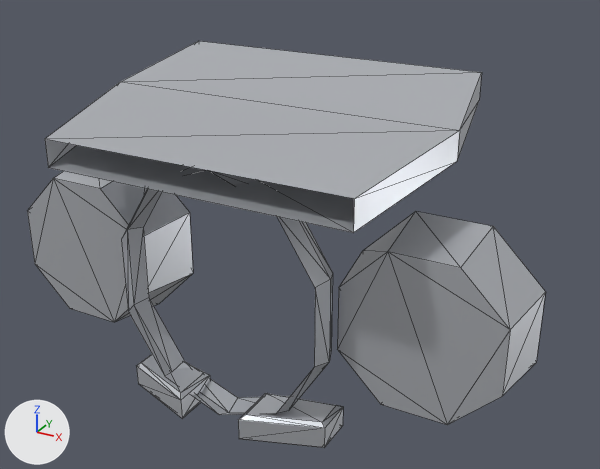
Renders of the glTF model client/public/models/armour/cape_mantle.glb from each side of a commit.
Camera for both pictures: a 50 mm lens placed at (0.718, -3.008, 0.689), pointed at (0.041, -1.778, 0.074). Lighting does not change. The marker at lower left points along +X, +Y and +Z. The picture after the commit comes second. Mesh edges are drawn as thin lines. Vertices at exactly the same position are counted once.

The first picture shows 'Cape0', 'Cape1', 'Torso', 'UpperArmL', 'UpperArmR'.
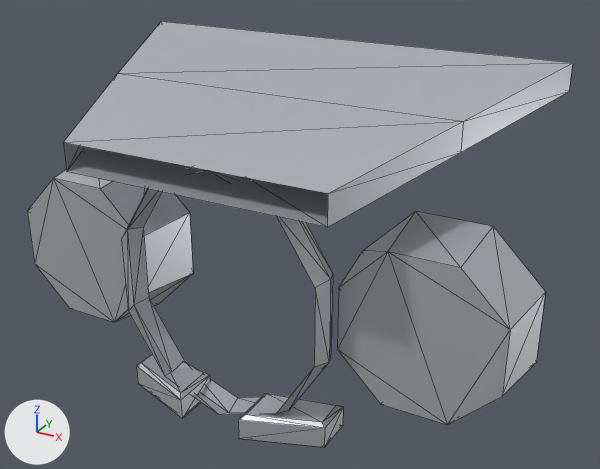
Pixel boxes (x1, y1, x2, y2) of what changed, in the pictures (600 x 469 px):
'Cape0', reshaped
    before: (45, 82, 460, 233)
    after: (63, 74, 463, 227)
'Cape1', reshaped (26% wider, 10% taller)
    before: (121, 41, 482, 160)
    after: (118, 21, 573, 152)

The change, as a diff of the scene's bpy script:
```diff
--- a/client/public/models/armour/cape_mantle.glb.py
+++ b/client/public/models/armour/cape_mantle.glb.py
@@ me_cape0_002 @@
 # used by ob_cape0; location = (0.0, 0.0, 0.0)
-me_cape0_002.from_pydata(...)  # 8 vertices, 8 faces; spans x -0.335..0.335, y -2.06..-1.8, z 0.235..0.32
-me_cape0_002.vertices[0].co = (-0.28, -2.06, 0.285)  # pixel (44, 138)
-me_cape0_002.vertices[1].co = (0.28, -2.06, 0.285)  # pixel (354, 198)
-me_cape0_002.vertices[2].co = (0.28, -2.06, 0.235)  # pixel (353, 232)
-me_cape0_002.vertices[3].co = (-0.28, -2.06, 0.235)  # pixel (48, 167)
-me_cape0_002.vertices[4].co = (-0.335, -1.8, 0.32)  # pixel (120, 81)
-me_cape0_002.vertices[5].co = (0.335, -1.8, 0.32)  # pixel (459, 130)
-me_cape0_002.vertices[6].co = (0.335, -1.8, 0.27)  # pixel (457, 161)
-me_cape0_002.vertices[7].co = (-0.335, -1.8, 0.27)
+me_cape0_002.from_pydata(...)  # 8 vertices, 8 faces; spans x -0.34..0.34, y -2.06..-1.8, z 0.235..0.335
+# me_cape0_002 part 1
+me_cape0_002.vertices[0].co = (-0.24, -2.06, 0.285)  # pixel (63, 142)
+me_cape0_002.vertices[1].co = (0.24, -2.06, 0.285)  # pixel (327, 193)
+me_cape0_002.vertices[2].co = (0.24, -2.06, 0.235)  # pixel (327, 227)
+me_cape0_002.vertices[3].co = (-0.24, -2.06, 0.235)  # pixel (66, 171)
+me_cape0_002.vertices[4].co = (-0.34, -1.8, 0.335)  # pixel (117, 73)
+me_cape0_002.vertices[5].co = (0.34, -1.8, 0.335)  # pixel (463, 121)
+me_cape0_002.vertices[6].co = (0.34, -1.8, 0.285)  # pixel (460, 152)
+me_cape0_002.vertices[7].co = (-0.34, -1.8, 0.285)
 me_cape0_002.materials.append(mat_steel)
@@ me_cape1_002 @@
 # used by ob_cape1; location = (0.0, 0.0, 0.0)
-me_cape1_002.from_pydata(...)  # 8 vertices, 8 faces; spans x -0.335..0.335, y -1.8..-1.59, z 0.27..0.365
-me_cape1_002.vertices[0].co = (-0.335, -1.8, 0.32)  # pixel (120, 81)
-me_cape1_002.vertices[1].co = (0.335, -1.8, 0.32)  # pixel (459, 130)
-me_cape1_002.vertices[2].co = (0.335, -1.8, 0.27)  # pixel (457, 161)
-me_cape1_002.vertices[3].co = (-0.335, -1.8, 0.27)
-me_cape1_002.vertices[4].co = (-0.3, -1.59, 0.365)  # pixel (198, 40)
-me_cape1_002.vertices[5].co = (0.3, -1.59, 0.365)  # pixel (481, 72)
-me_cape1_002.vertices[6].co = (0.3, -1.59, 0.315)  # pixel (479, 100)
-me_cape1_002.vertices[7].co = (-0.3, -1.59, 0.315)
+me_cape1_002.from_pydata(...)  # 8 vertices, 8 faces; spans x -0.44..0.44, y -1.8..-1.53, z 0.285..0.385
+# me_cape1_002 part 2
+me_cape1_002.vertices[0].co = (-0.34, -1.8, 0.335)  # pixel (117, 73)
+me_cape1_002.vertices[1].co = (0.34, -1.8, 0.335)  # pixel (463, 121)
+me_cape1_002.vertices[2].co = (0.34, -1.8, 0.285)  # pixel (460, 152)
+me_cape1_002.vertices[3].co = (-0.34, -1.8, 0.285)
+me_cape1_002.vertices[4].co = (-0.44, -1.53, 0.385)  # pixel (161, 21)
+me_cape1_002.vertices[5].co = (0.44, -1.53, 0.385)  # pixel (572, 62)
+me_cape1_002.vertices[6].co = (0.44, -1.53, 0.335)  # pixel (569, 91)
+me_cape1_002.vertices[7].co = (-0.44, -1.53, 0.335)
 me_cape1_002.materials.append(mat_steel)
```
